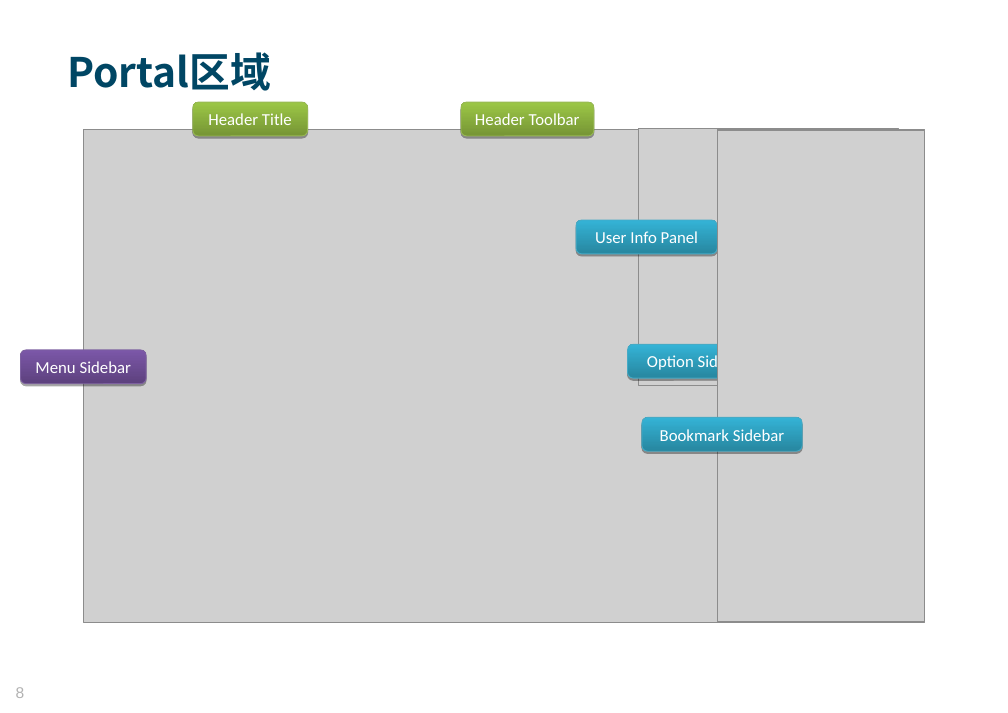
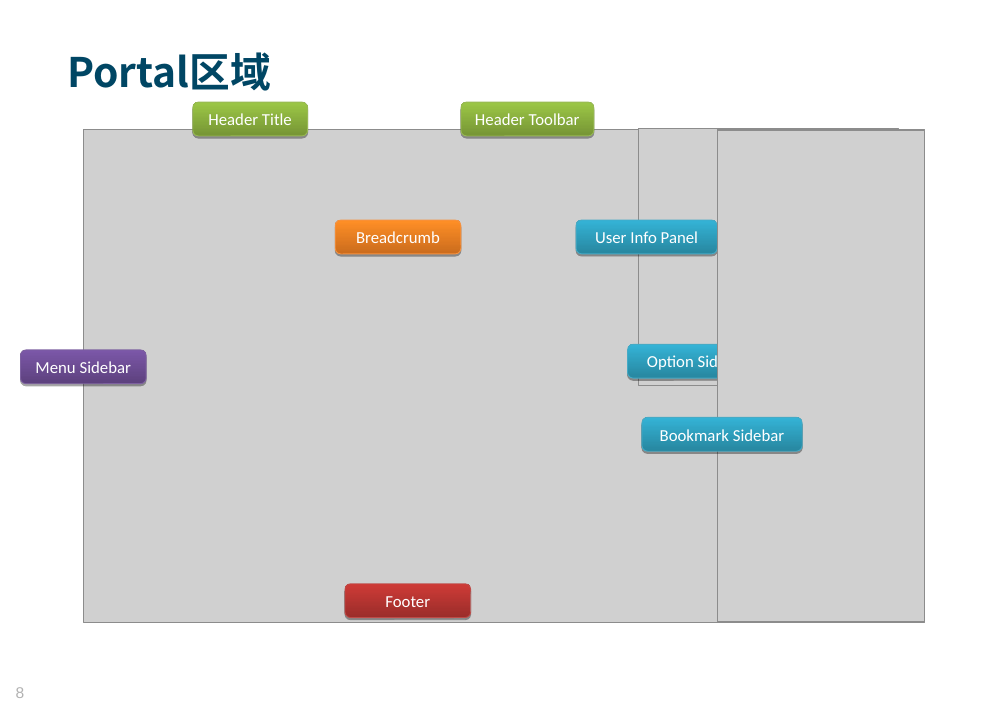
Before and after one commit to MosesZhu/Cube, a slide deck: slide 8 of Document/New Webframework Introduction.ppt. Drawn at 1008x713 pixels with LibreOffice and Linux fonts; fonts in the diff are those of the drawing; grey boxes stand for pictures; background and template pictures are left out. Boxes give left, top, right and bottom in pixels: in the first picture for what was removed or moved away, otherwise in the second. Text is boxed around its words. In the diff, an @@ line names an element or a change of style, - is before the commit and + after.

```diff
--- a/Document/New Webframework Introduction.ppt
+++ b/Document/New Webframework Introduction.ppt
@@ rounded rectangle added at box(335, 220, 461, 254), fill gradient #CB6C1D to #FF8F26, outline #F69240 0.74 pt, 14 pt, text #FFFFFF @@
+Breadcrumb
@@ rounded rectangle added at box(345, 584, 471, 617), fill gradient #9B2D2A to #CE3B37, outline #BE4B48 0.74 pt, 14 pt, text #FFFFFF @@
+Footer
```
Also in this commit, not shown: 3 other slides changed, 11 slides added, 5 slides removed, 1 other file.
